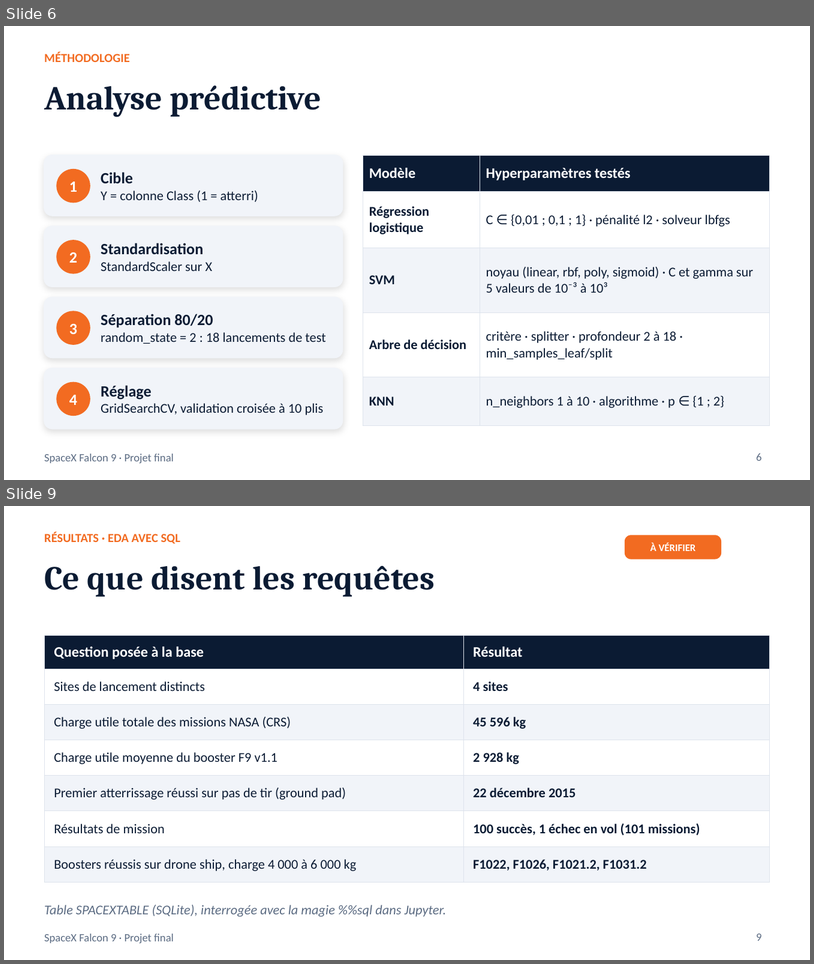
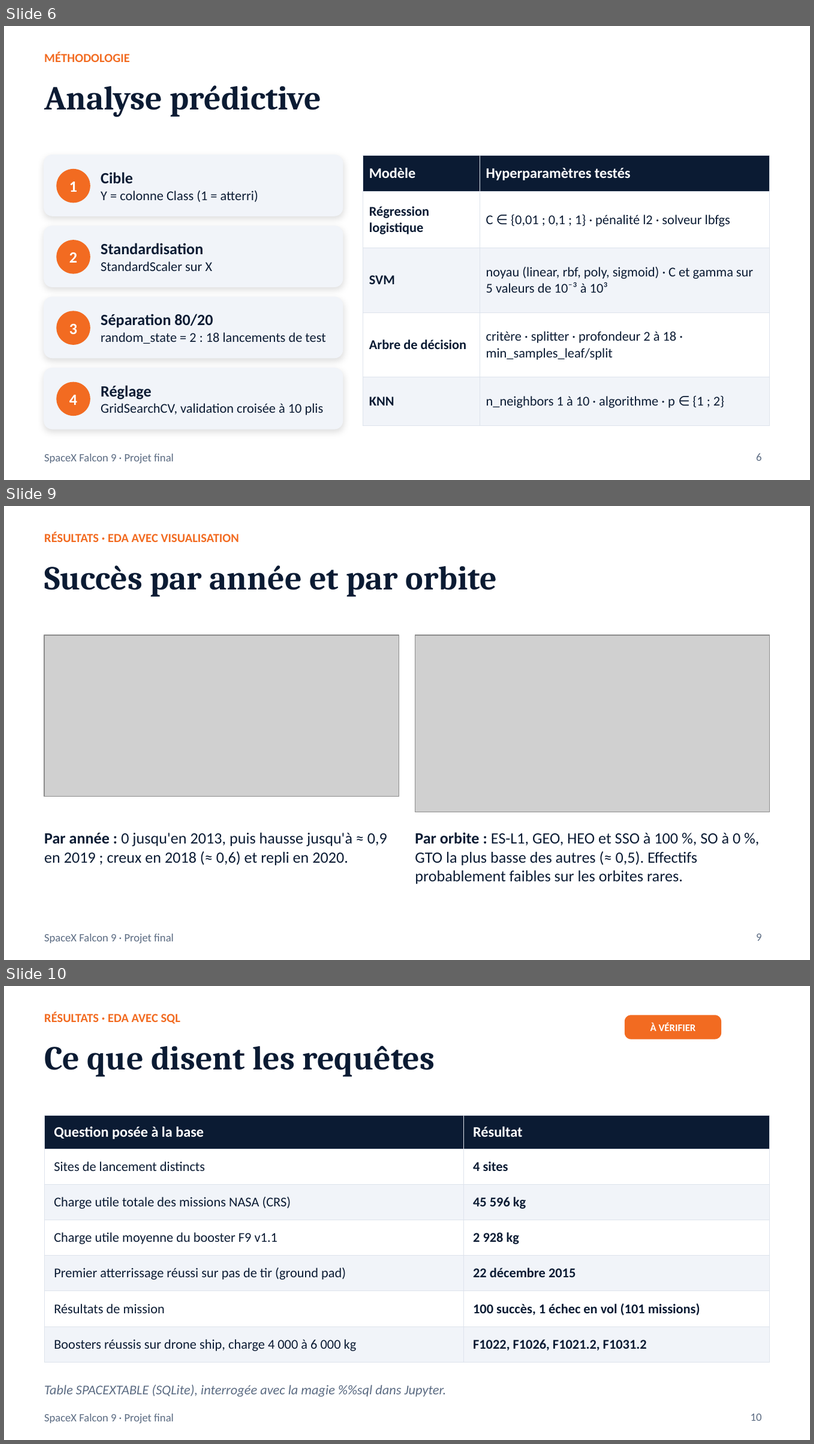
Before and after one commit to Haristocratee/spacex-falcon9-landing-prediction, a slide deck: presentation/Projet_final_SpaceX_Falcon9.pptx. Shown one above the other, each under a label of ours: slides 6 and 9 before the commit, slides 6, 9 and 10 after it; the slides between them are not shown. The pictures are 814x964 and 814x1444 pixels, drawn with LibreOffice and Linux fonts; fonts in the diff are those of the drawing; grey boxes stand for pictures; background and template pictures are left out. Boxes give left, top, right and bottom in pixels: in the first picture for what was removed or moved away, otherwise in the second. Text is boxed around its words. In the diff, an @@ line names an element or a change of style, - is before the commit and + after.

```diff
--- a/presentation/Projet_final_SpaceX_Falcon9.pptx
+++ b/presentation/Projet_final_SpaceX_Falcon9.pptx
@@ slide 9 added at (4,506,810,960), background #FFFFFF; not listed: 1 template element that a slide beside it also shows @@
@@ text added at (44,532,239,542), 11 pt, text #F26B21, bold @@
+RÉSULTATS · EDA AVEC VISUALISATION
@@ title added at (44,565,497,597), 30 pt, text #0B1B33, bold @@
+Succès par année et par orbite
@@ picture added at (44,635,399,796) @@
@@ picture added at (415,635,770,811) @@
@@ text added at (44,832,387,865), 14 pt, text #0B1B33 @@
+Par année : 0 jusqu'en 2013, puis hausse jusqu'à ≈ 0,9 en 2019 ; creux en 2018 (≈ 0,6) et repli en 2020.
@@ text added at (415,832,741,884), 14 pt, text #0B1B33 @@
+Par orbite : ES-L1, GEO, HEO et SSO à 100 %, SO à 0 %, GTO la plus basse des autres (≈ 0,5). Effectifs probablement faibles sur les orbites rares.
@@ page number added at (756,933,762,940), 10 pt, text #5B6B82 @@
+9
@@ what was slide 9 is now slide 10 @@
@@ page number at (751,1413,762,1420): text changed @@
-9
+10
```
Also in this commit, not shown: 1 slide changed, 3 other files.
